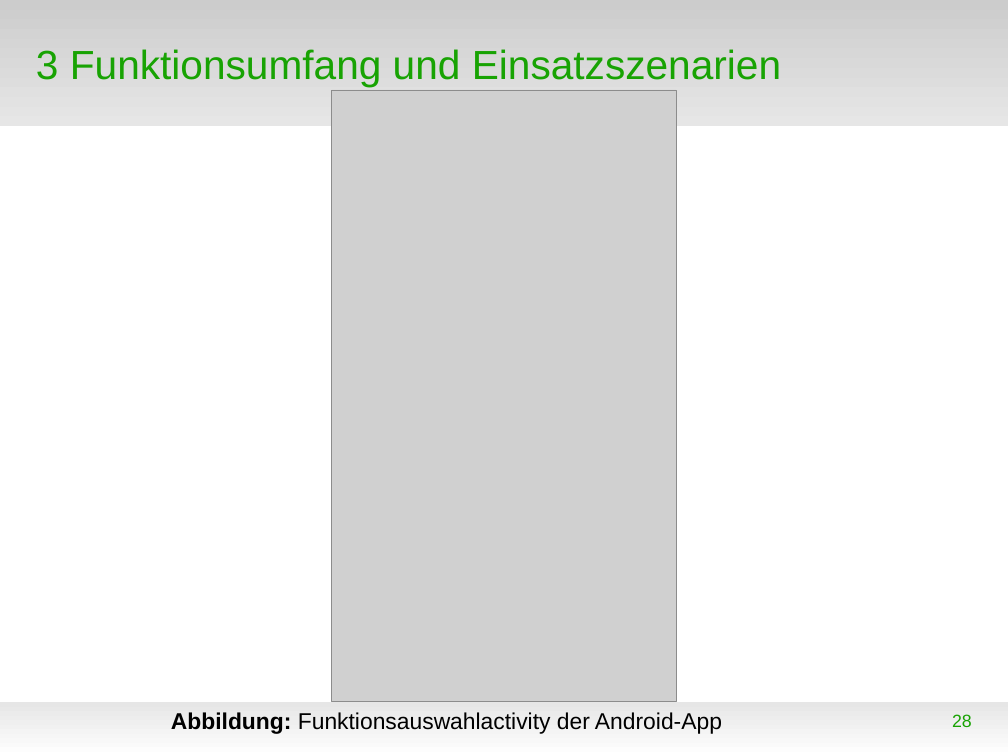
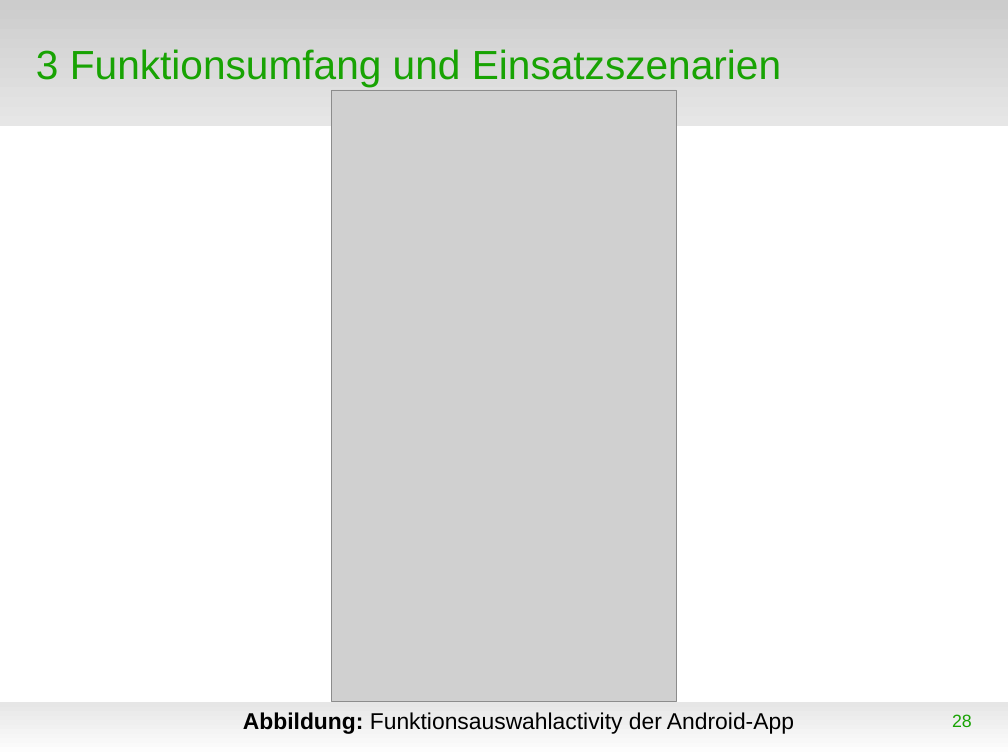
Before and after one commit to WorldofJARcraft/Kanu-s.a.M., a slide deck: slide 28 of Präsentation/Präsentation.odp. Drawn at 1008x756 pixels with LibreOffice and Linux fonts; fonts in the diff are those of the drawing; grey boxes stand for pictures; background and template pictures are left out. Boxes give left, top, right and bottom in pixels: in the first picture for what was removed or moved away, otherwise in the second. Text is boxed around its words. In the diff, an @@ line names an element or a change of style, - is before the commit and + after.

```diff
--- a/Präsentation/Präsentation.odp
+++ b/Präsentation/Präsentation.odp
@@ text "Abbildung: Funktionsauswahlactivity der Android-App" moved from (x1=171, y1=712, x2=722, y2=734) to (x1=243, y1=712, x2=794, y2=734) @@
```
Also in this commit, not shown: 7 other slides changed, 9 slides added, 1 other file.
